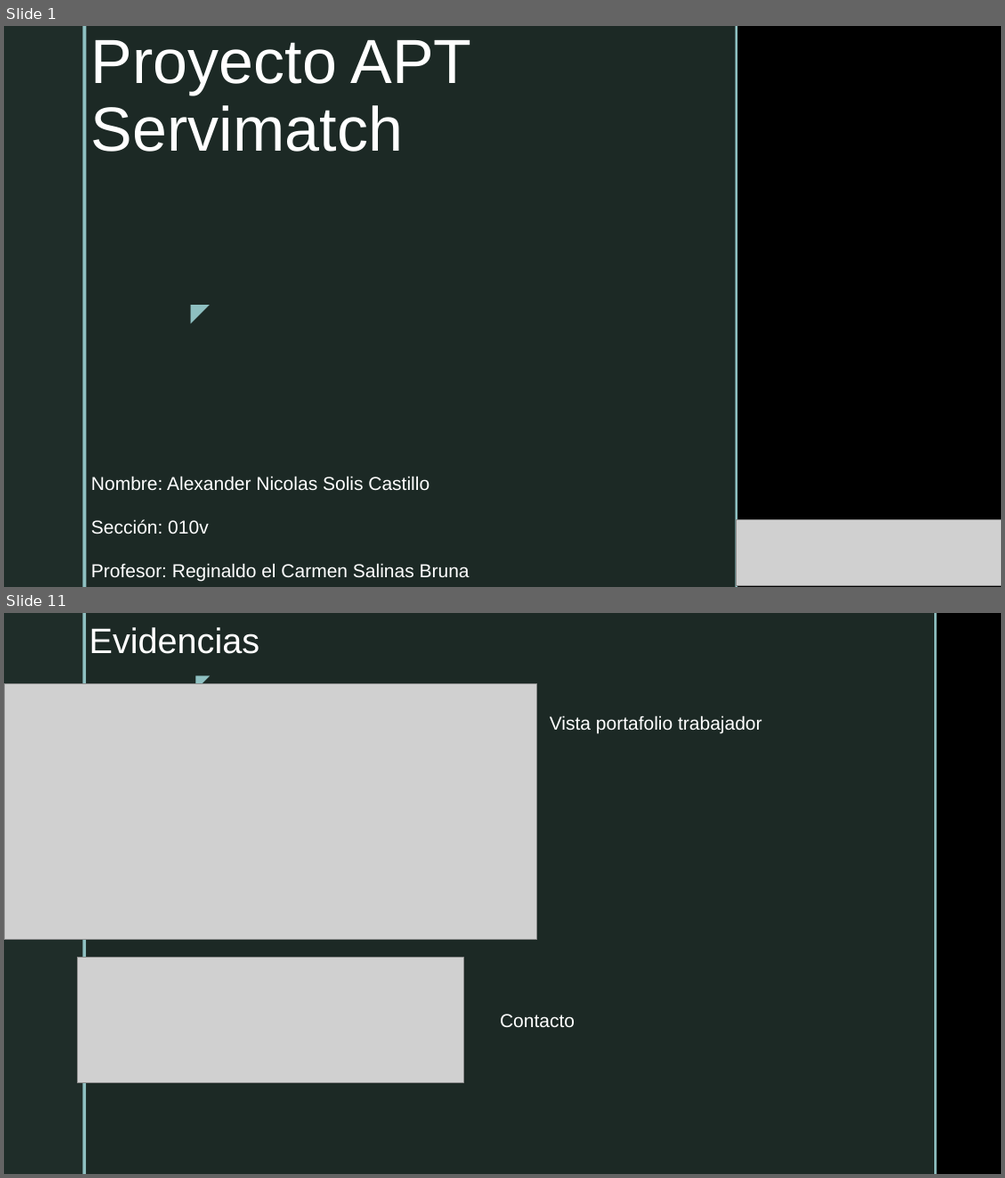
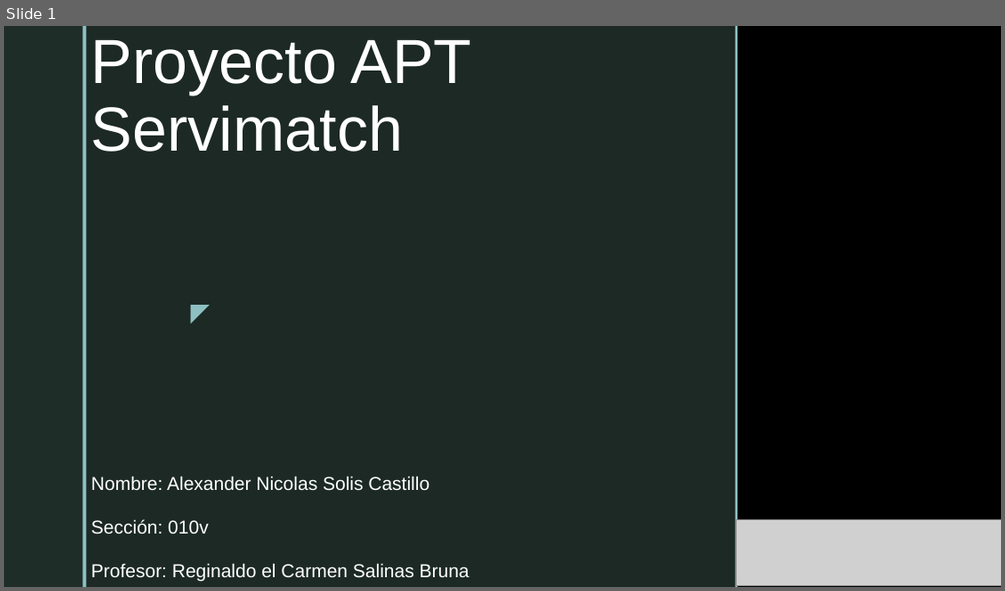
Before and after one commit to AleSolis-Duoc/ProyectoAPT_AS2026, a slide deck: fase2/Proyecto APT2.pptx. Shown one above the other, each under a label of ours: slides 1 and 11 before the commit, slide 1 after it; the slides between them are not shown. The pictures are 1005x1178 and 1005x591 pixels, drawn with LibreOffice and Linux fonts; fonts in the diff are those of the drawing; grey boxes stand for pictures; background and template pictures are left out. Boxes give left, top, right and bottom in pixels: in the first picture for what was removed or moved away, otherwise in the second. Text is boxed around its words. In the diff, an @@ line names an element or a change of style, - is before the commit and + after.

```diff
--- a/fase2/Proyecto APT2.pptx
+++ b/fase2/Proyecto APT2.pptx
@@ slide 11 removed at [4, 613, 1001, 1174], background picture (left out); not listed: 2 template elements that a slide beside it also shows @@
@@ rectangle removed at [86, 613, 934, 1174] @@
@@ title removed at [89, 627, 259, 654] @@
-Evidencias
@@ rectangle removed at [934, 613, 937, 1174] @@
@@ text removed at [184, 666, 217, 695] @@
-◤
@@ picture removed at [4, 684, 536, 940] @@
@@ text removed at [550, 715, 762, 733] @@
-Vista portafolio trabajador
@@ picture removed at [77, 957, 464, 1083] @@
@@ text removed at [500, 1013, 574, 1027] @@
-Contacto
```
Also in this commit, not shown: 10 slides added, 10 other slides removed, 17 other files.
